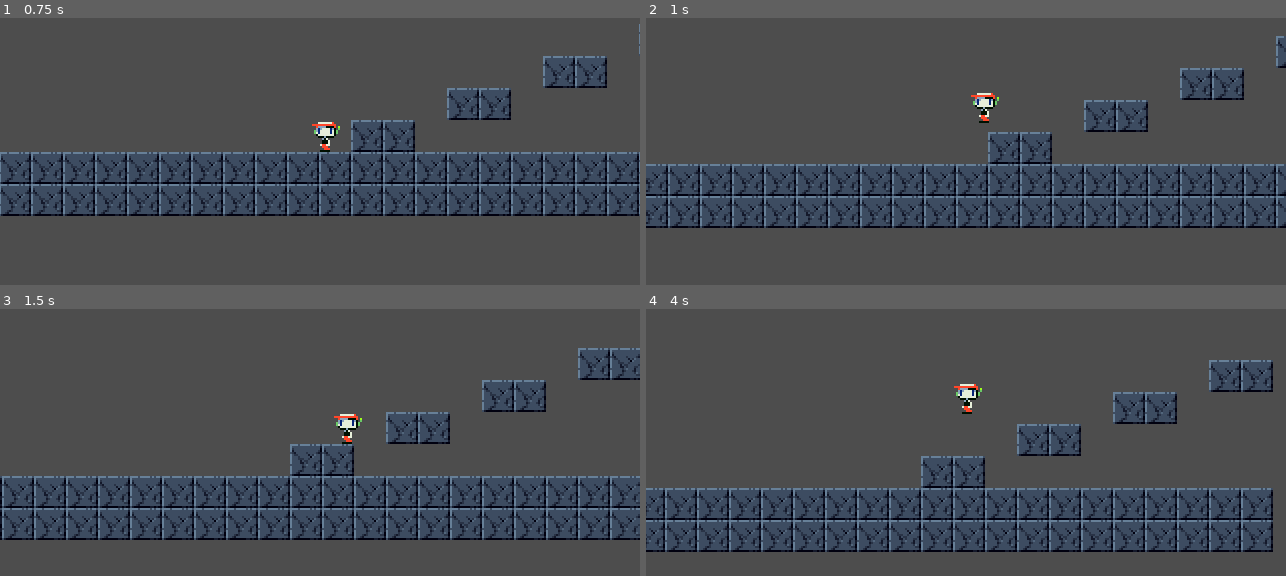
Above: before the commit, frames 1-4 (two rows, left to right).
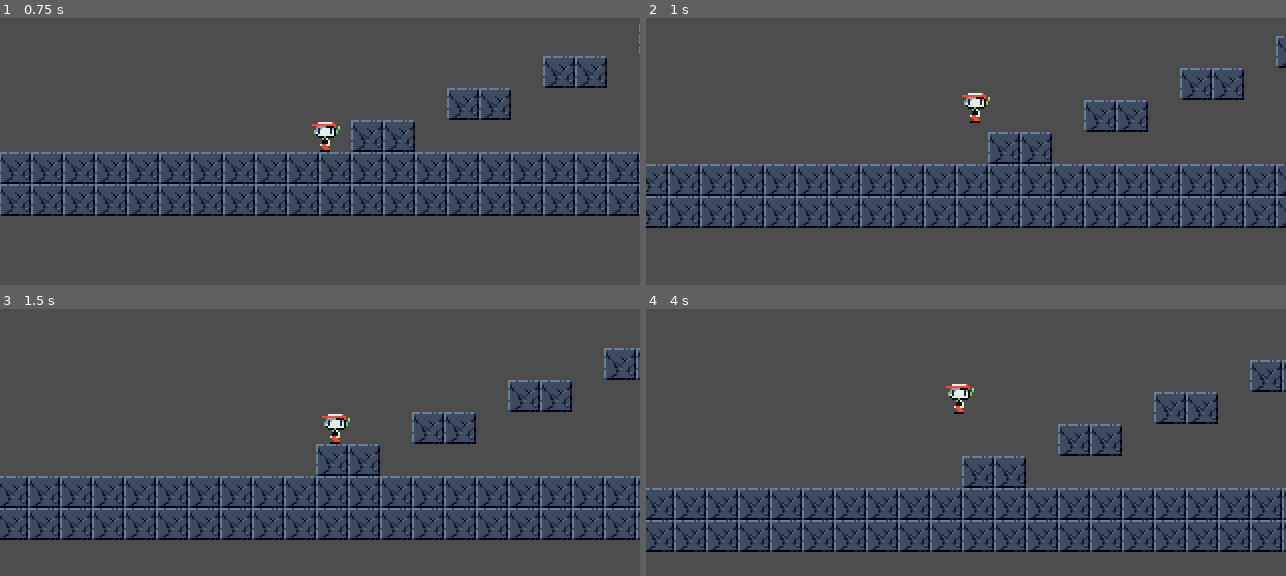
Above: after the commit, the same moments.

Repository: atirut-w/cave-story-gd
Game: Godot game, scene res://scenes/player_test.tscn
The game is run twice, just before and just after one commit, with the same random seed, the same clock (stepped at 60 frames per second) and the same inputs. The project has no main scene, so this scene is started directly.
Inputs:
- Up to frame 1 (0.75 s): tap Enter at 0.5 s; hold Right (right) from 0.53 s (still down)
- Up to frame 2 (1 s): keep holding Right (right); tap Z (jump) at 0.77 s
- Up to frame 3 (1.5 s): release Right (right) at 1.28 s; hold Left (left) from 1.28 s (still down)
- Up to frame 4 (4 s): tap Z (jump) at 1.52, 3.02, 3.77 s; release Left (left) at 2.03 s; hold Right (right) 2.03-3.53 s; hold Left (left) from 3.53 s (still down)

Frame 1 is identical in both runs. In frame 2, 0.4% of the frame differs, in the area x 49-56%, y 28-40%; in frame 3, 16%; in frame 4, 16%, in the area x 0-100%, y 19-92%.

Commit message:
Zero out horizontal velocity if player hits a wall

Diff:
--- a/scripts/player_controller.gd
+++ b/scripts/player_controller.gd
@@ -48,4 +48,5 @@
 
 	var horizontal_collision := move_and_collide(Vector2(velocity.x, 0) / 0x200)
 	if horizontal_collision != null:
-		pass
+		# TODO: Slopes
+		velocity.x = 0
